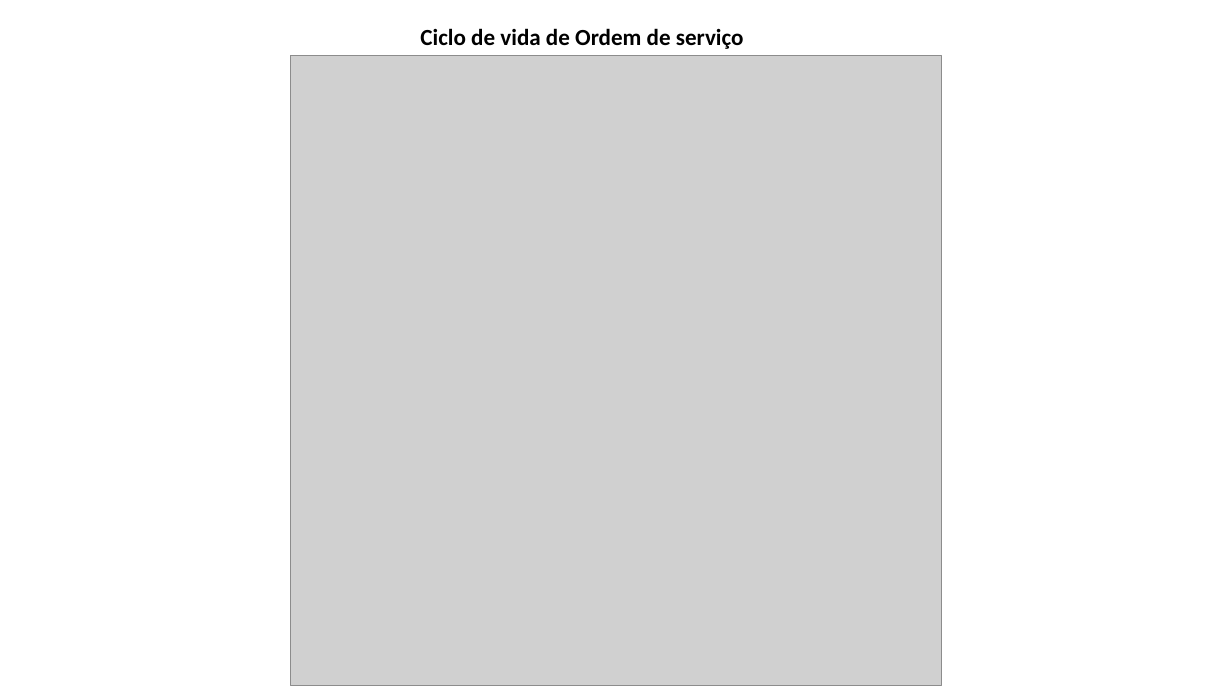
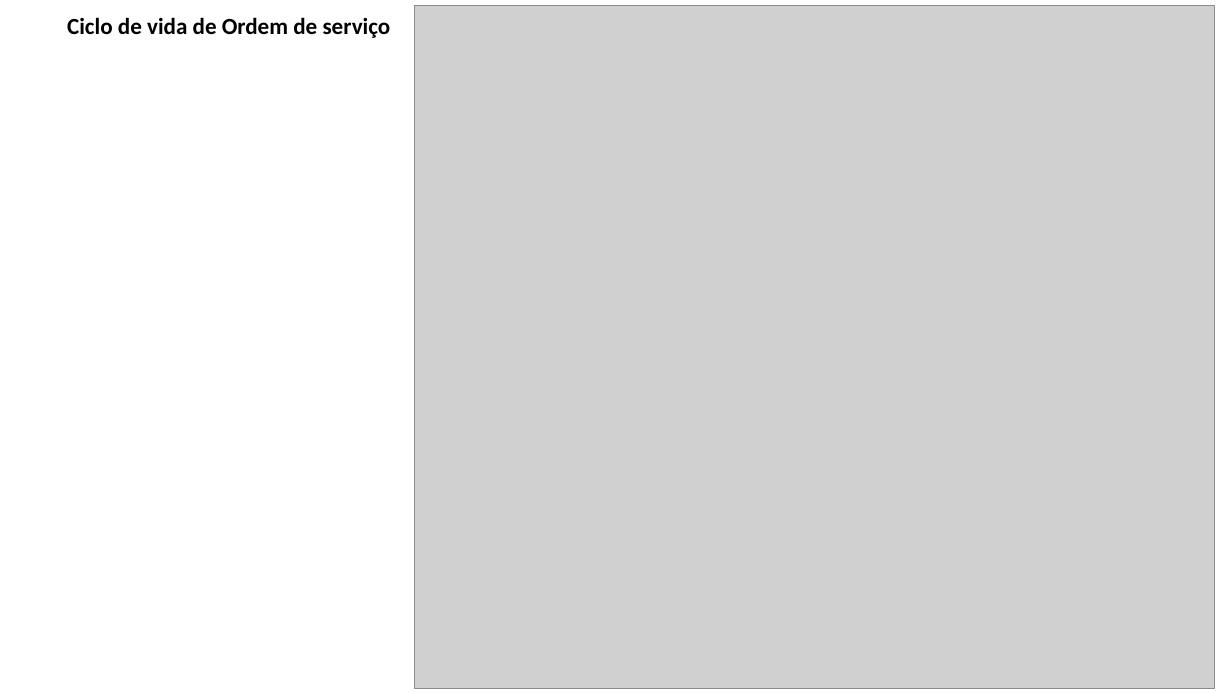
Before and after one commit to ph0980/OPE, a slide deck: slide 1 of Ciclo de vida/ciclosEnviadosPraele.pptx. Drawn at 1232x693 pixels with LibreOffice and Linux fonts; fonts in the diff are those of the drawing; grey boxes stand for pictures. Boxes give left, top, right and bottom in pixels: in the first picture for what was removed or moved away, otherwise in the second. Text is boxed around its words. In the diff, an @@ line names an element or a change of style, - is before the commit and + after.

```diff
--- a/Ciclo de vida/ciclosEnviadosPraele.pptx
+++ b/Ciclo de vida/ciclosEnviadosPraele.pptx
@@ text "Ciclo de vida de Ordem ..." moved from (x1=420, y1=28, x2=744, y2=49) to (x1=67, y1=17, x2=391, y2=38) @@
@@ picture resized from (x1=291, y1=55, x2=942, y2=686) to (x1=415, y1=6, x2=1215, y2=689) @@
```
Also in this commit, not shown: 43 other files.
